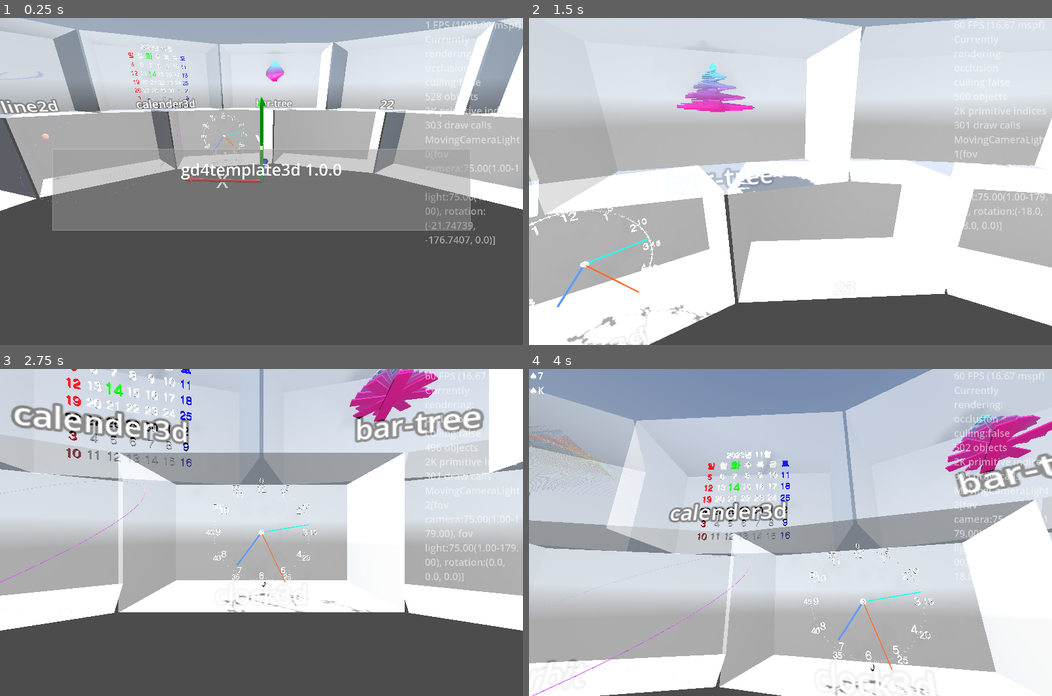
Above: before the commit, frames 1-4 (two rows, left to right).
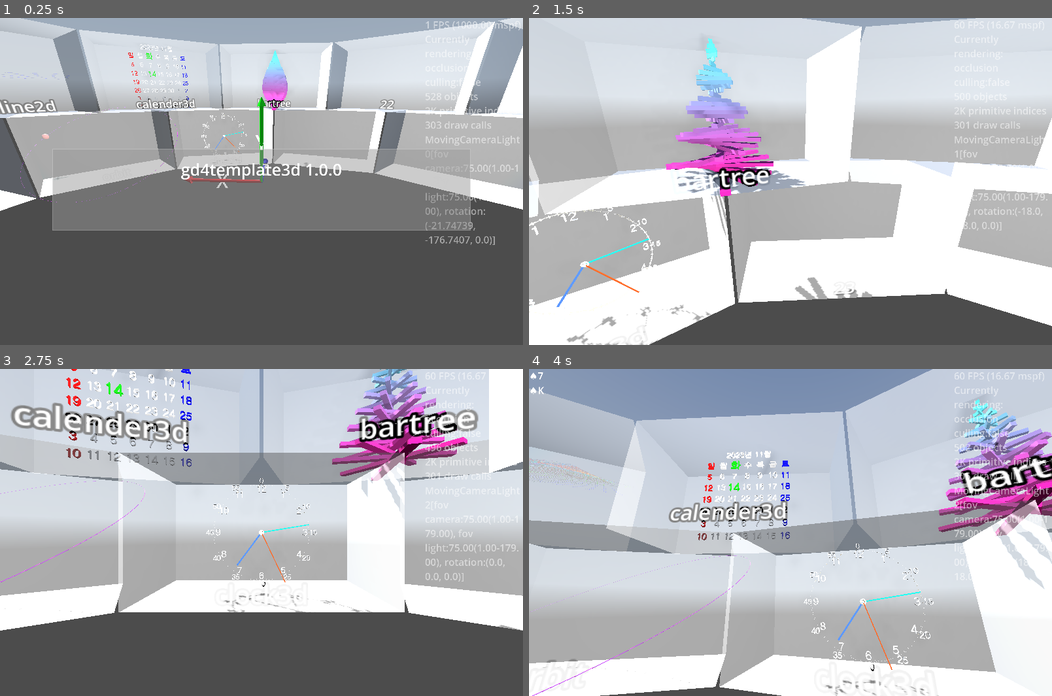
Above: after the commit, the same moments.

Repository: kasworld/gd4template3d
Game: Godot game, scene res://main.tscn
Same seed, same stepped clock (60 frames per second), same inputs: the game is played once before the commit and once after it. A sky picture missing from this copy of the repository is replaced by a grey-blue gradient.
Inputs (mouse positions are in pixels of both pictures, inside the frame that each line leads up to):
- Up to frame 1 (0.25 s): no input
- Up to frame 2 (1.5 s): tap Enter at 0.5 s; move the mouse to (905, 165) at 0.52 s; hold Right 0.53-1.28 s; tap Q at 0.6 s; click (905, 165) at 0.67 s; move the mouse to (685, 197) at 1.27 s; hold Down from 1.28 s (still down); tap E at 1.35 s
- Up to frame 3 (2.75 s): move the mouse to (313, 460) at 2.02 s; release Down at 2.03 s; hold Right from 2.03 s (still down); tap Enter at 2.1 s
- Up to frame 4 (4 s): move the mouse to (764, 597) at 2.77 s; release Right at 2.78 s; hold Up 2.78-3.53 s; tap Q at 2.85 s; click (764, 597) at 2.92 s; move the mouse to (947, 581) at 3.52 s; hold Left from 3.53 s (still down); tap E at 3.6 s

The runs differ from the first frame. In frame 1, 0.9% of the frame differs, in the area x 0-60%, y 10-46%; in frame 2, 4.4%; in frame 3, 5.2%; in frame 4, 7.0%, in the area x 0-100%, y 9-68%.

Commit message:
update demo

Diff:
--- a/glass_cabinet/glass_cabinet.gd
+++ b/glass_cabinet/glass_cabinet.gd
@@ -26,6 +26,9 @@
 func set_label_text(t :String) -> GlassCabinet:
 	$Label3D.text = t
 	return self
+func set_label_pixel_size(sz :float) -> GlassCabinet:
+	$Label3D.pixel_size = sz
+	return self
 
 func get_camera_light() -> MovingCameraLight:
 	return $FixedCameraLight
--- a/main.gd
+++ b/main.gd
@@ -70,19 +70,18 @@
 	$AxisArrow3D.set_colors().set_size(WorldSize.length()/10)
 
 	glass_cabinet_demo()
-	bartree_demo($GlassCabinetContainer.get_child(0), "bar-tree")
+	bartree_demo($GlassCabinetContainer.get_child(0), "bartree")
 	clock_demo($GlassCabinetContainer.get_child(1), "clock3d")
 	calendar_demo($GlassCabinetContainer.get_child(2), "calender3d")
 	orbit_demo($GlassCabinetContainer.get_child(3), "orbit")
-	line2d_demo($GlassCabinetContainer.get_child(4), "move line2d")
-	meshtrail_demo($GlassCabinetContainer.get_child(5), "mesh trail")
+	line2d_demo($GlassCabinetContainer.get_child(4), "moveline2d")
+	meshtrail_demo($GlassCabinetContainer.get_child(5), "meshtrail")
 	maze3d_demo($GlassCabinetContainer.get_child(6), "maze3d")
-	reel_demo($GlassCabinetContainer.get_child(7), "slot reel")
-	wheel_demo($GlassCabinetContainer.get_child(8), "roulette wheel" )
-	valvehandle_demo($GlassCabinetContainer.get_child(10))
-	arrow3d_demo($GlassCabinetContainer.get_child(10), "balvehandle, arrow")
-	wirenet_demo($GlassCabinetContainer.get_child(11), "wire-net")
-	wavegauge_demo($GlassCabinetContainer.get_child(11), "wave gauge")
+	reel_demo($GlassCabinetContainer.get_child(7), "slotreel")
+	wheel_demo($GlassCabinetContainer.get_child(8), "roulettewheel" )
+	valvehandle_arrow3d_demo($GlassCabinetContainer.get_child(9), "valvehandle,arrow3d")
+	wirenet_wavegauge_demo($GlassCabinetContainer.get_child(10), "wirenet,wavegauge")
+	wavegauge_demo($GlassCabinetContainer.get_child(11), "wavegauge")
 
 	$MovingCameraLightAround.make_current()
 	main_animation.animation_ended.connect(main_animation_ended)
@@ -164,21 +163,24 @@
 func _on_timer_reel_timeout() -> void:
 	reel돌리기()
 
-var wavegauge :WaveGauge
-var grid_size := Vector2i(16,9)*2
+var wavegauge_box :WaveGauge
 func wavegauge_demo(glasscabinet :GlassCabinet, labeltext :String = "") -> void:
-	wavegauge = preload("res://wave_gauge/wave_gauge.tscn").instantiate(
-		).init(Vector3(WorldSize.x,WorldSize.y,WorldSize.z/20), Vector3i(grid_size.x,grid_size.y,1), WaveGauge.color_list, 0.1, 1.0 )
-	glasscabinet.add_child(wavegauge)
+	wavegauge_box = preload("res://wave_gauge/wave_gauge.tscn").instantiate(
+		).init(Vector3(WorldSize.x,WorldSize.y,WorldSize.z), Vector3i(32,32,32), WaveGauge.color_list, 0.1, 1.0 )
+	glasscabinet.add_child(wavegauge_box)
 	if labeltext != "":
 		glasscabinet.set_label_text(labeltext)
 
 var wirenet :MultiMeshShape
-func wirenet_demo(glasscabinet :GlassCabinet, labeltext :String = "") -> void:
+var wavegauge_plane :WaveGauge
+func wirenet_wavegauge_demo(glasscabinet :GlassCabinet, labeltext :String = "") -> void:
+	var grid_size := Vector2i(16,9)*2
 	wirenet = preload("res://multi_mesh_shape/multi_mesh_shape.tscn").instantiate(
 		).init_wire_net(Vector2(WorldSize.x,WorldSize.y), Vector2i(grid_size.x+1,grid_size.y+1), WorldSize.x/grid_size.x/10, random_color())
-	#$WireNet.position = base_pos
 	glasscabinet.add_child(wirenet)
+	wavegauge_plane = preload("res://wave_gauge/wave_gauge.tscn").instantiate(
+		).init(Vector3(WorldSize.x,WorldSize.y,WorldSize.z/20), Vector3i(grid_size.x,grid_size.y,1), WaveGauge.color_list, 0.1, 1.0 )
+	glasscabinet.add_child(wavegauge_plane)
 	if labeltext != "":
 		glasscabinet.set_label_text(labeltext)
 
@@ -192,7 +194,7 @@
 	ms.MakeSubWallRate = 0.1
 	maze3d = preload("res://maze_3d/maze_3d.tscn").instantiate(
 		).init_with_color( ms, Callable(), random_color(), random_color(), random_color() )
-	maze3d.rotation.x = PI/2
+	maze3d.rotation.x = PI/4
 	glasscabinet.add_child(maze3d)
 	if labeltext != "":
 		glasscabinet.set_label_text(labeltext)
@@ -231,22 +233,19 @@
 	return Bounce.v3f(pos, bound_aabb, radius)
 
 var arrow3d :Arrow3D
-func arrow3d_demo(glasscabinet :GlassCabinet, labeltext :String = "") -> void:
+var valvehandle :ValveHandle
+func valvehandle_arrow3d_demo(glasscabinet :GlassCabinet, labeltext :String = "") -> void:
 	arrow3d = preload("res://arrow3d/arrow_3d.tscn").instantiate(
-		).set_color(random_color()).set_size( WorldSize.x/10, WorldSize.x/100, WorldSize.x/50)
+		).set_color(random_color()).set_size( WorldSize.x/5, WorldSize.x/50, WorldSize.x/25)
 	#$Arrow3D.position = base_pos
 	glasscabinet.add_child(arrow3d)
-	if labeltext != "":
-		glasscabinet.set_label_text(labeltext)
-
-var valvehandle :ValveHandle
-func valvehandle_demo(glasscabinet :GlassCabinet, labeltext :String = "") -> void:
 	valvehandle = preload("res://valve_handle/valve_handle.tscn").instantiate(
-		).init(WorldSize.x/20,WorldSize.x/20,4, random_color())
+		).init(WorldSize.x/10,WorldSize.x/10,4, random_color())
 	#valvehandle.position = base_pos
 	glasscabinet.add_child(valvehandle)
 	if labeltext != "":
 		glasscabinet.set_label_text(labeltext)
+
 
 func line2d_demo(glasscabinet :GlassCabinet, labeltext :String = "") -> void:
 	var size_pixel := Vector2i(2048,2048)
@@ -266,6 +265,7 @@
 	ml2dmi.material_override = StandardMaterial3D.new()
 	ml2dmi.material_override.transparency = StandardMaterial3D.TRANSPARENCY_ALPHA
 	ml2dmi.material_override.albedo_texture = svp.get_texture()
+	ml2dmi.rotation.x = -PI/4
 	glasscabinet.add_child(svp)
 	glasscabinet.add_child(ml2dmi)
 	if labeltext != "":
@@ -309,11 +309,12 @@
 
 var bartree :BarTree2
 func bartree_demo(glasscabinet :GlassCabinet, labeltext :String = "") -> void:
-	var tree_size := Vector3(WorldSize.x/3, WorldSize.y/3, WorldSize.x/3 * randf_range(0.5 , 2.0)/10)
+	var tree_size := Vector3(WorldSize.z, WorldSize.y, WorldSize.z/2 * randf_range(0.5 , 2.0)/10)
 	var bar_count := randf_range(5,200)
 	bartree = preload("res://bar_tree_2/bar_tree_2.tscn").instantiate(
 		).init_bartree_with_color(random_color(), random_color(),bar_count
 		).init_bartree_transform(tree_size, 0)
+	bartree.position.y = - WorldSize.y/2
 	glasscabinet.add_child(bartree)
 	if labeltext != "":
 		glasscabinet.set_label_text(labeltext)
@@ -324,7 +325,8 @@
 func _process(delta: float) -> void:
 	var now := Time.get_unix_time_from_system()
 	label_demo()
-	wavegauge.animate_wave(now)
+	wavegauge_box.animate_wave(now)
+	wavegauge_plane.animate_wave(now)
 	roulette.장식돌리기()
 	roulette.선택된cell강조상태켜기()
 	bartree.rotate_tree_bar_y(delta*10)
